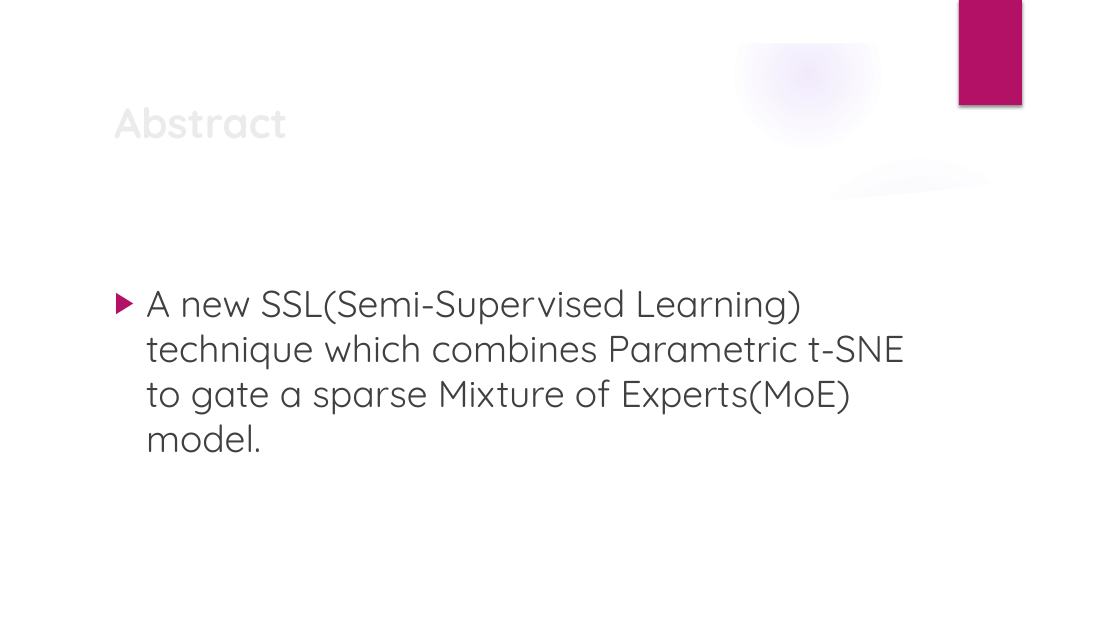
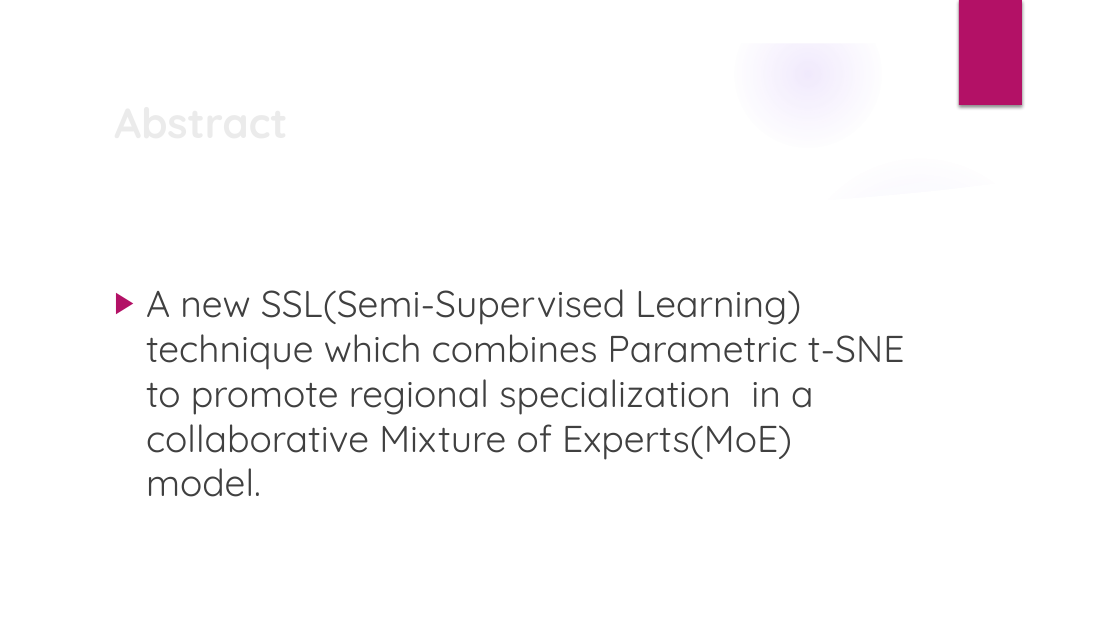
Before and after one commit to realdanielbyrne/tsneGatedMoE, a slide deck: slide 2 of PT-SNE Gated Mixture of Sparse Experts (PT-MoE).pptx. Drawn at 1120x630 pixels with LibreOffice and Linux fonts; fonts in the diff are those of the drawing; background and template pictures are left out. Boxes give left, top, right and bottom in pixels: in the first picture for what was removed or moved away, otherwise in the second. Text is boxed around its words. In the diff, an @@ line names an element or a change of style, - is before the commit and + after.

```diff
--- a/PT-SNE Gated Mixture of Sparse Experts (PT-MoE).pptx
+++ b/PT-SNE Gated Mixture of Sparse Experts (PT-MoE).pptx
@@ text at [146,289,905,497]: text changed @@
-▶ A new SSL(Semi-Supervised Learning) technique which combines Parametric t-SNE to gate a sparse Mixture of Experts(MoE) model.
+▶ A new SSL(Semi-Supervised Learning) technique which combines Parametric t-SNE to promote regional specialization in a collaborative Mixture of Experts(MoE) model.
```
Also in this commit, not shown: 4 other slides changed, 7 slides added, 1 slide removed.
